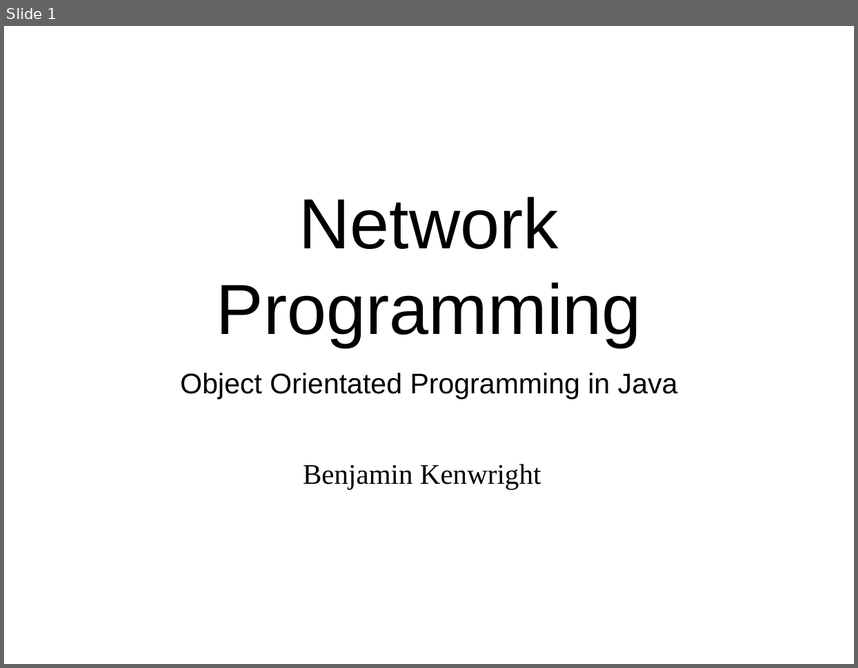
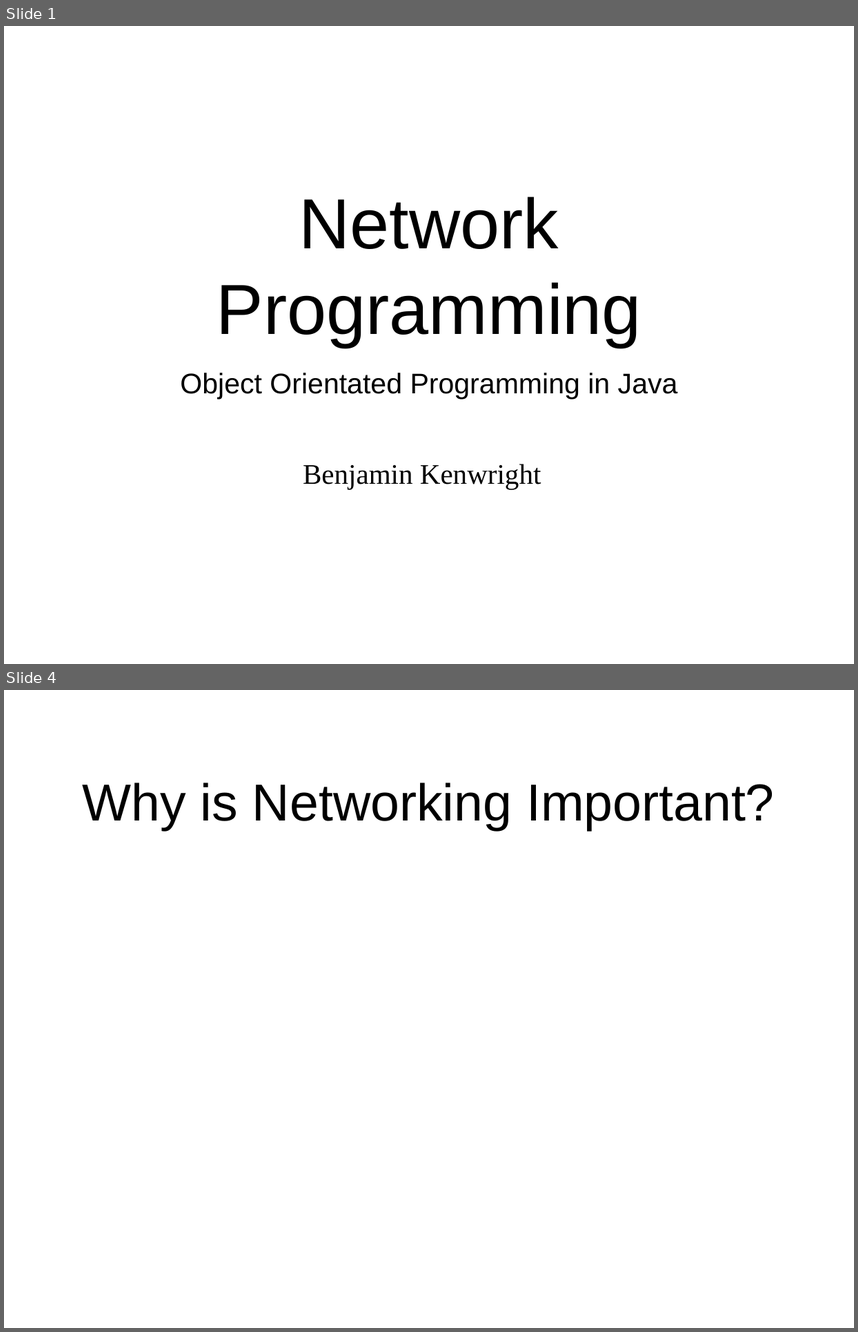
Before and after one commit to octaviordz/zjnu2017.github.io, a slide deck: OOP/lectures/120--Network.Programming.pptx. Shown one above the other, each under a label of ours: slide 1 before the commit, slides 1 and 4 after it; the slides between them are not shown. The pictures are 858x668 and 858x1332 pixels, drawn with LibreOffice and Linux fonts; fonts in the diff are those of the drawing. Boxes give left, top, right and bottom in pixels: in the first picture for what was removed or moved away, otherwise in the second. Text is boxed around its words. In the diff, an @@ line names an element or a change of style, - is before the commit and + after.

Commit message:
Networking slides.

```diff
--- a/OOP/lectures/120--Network.Programming.pptx
+++ b/OOP/lectures/120--Network.Programming.pptx
@@ slide 4 added at (4,690,854,1328), background #FFFFFF @@
@@ title added at (82,782,775,830), 44 pt, text #000000 @@
+Why is Networking Important?
```
Also in this commit, not shown: 3 slides changed, 29 other slides added, 1 slide removed, 1 other file.
